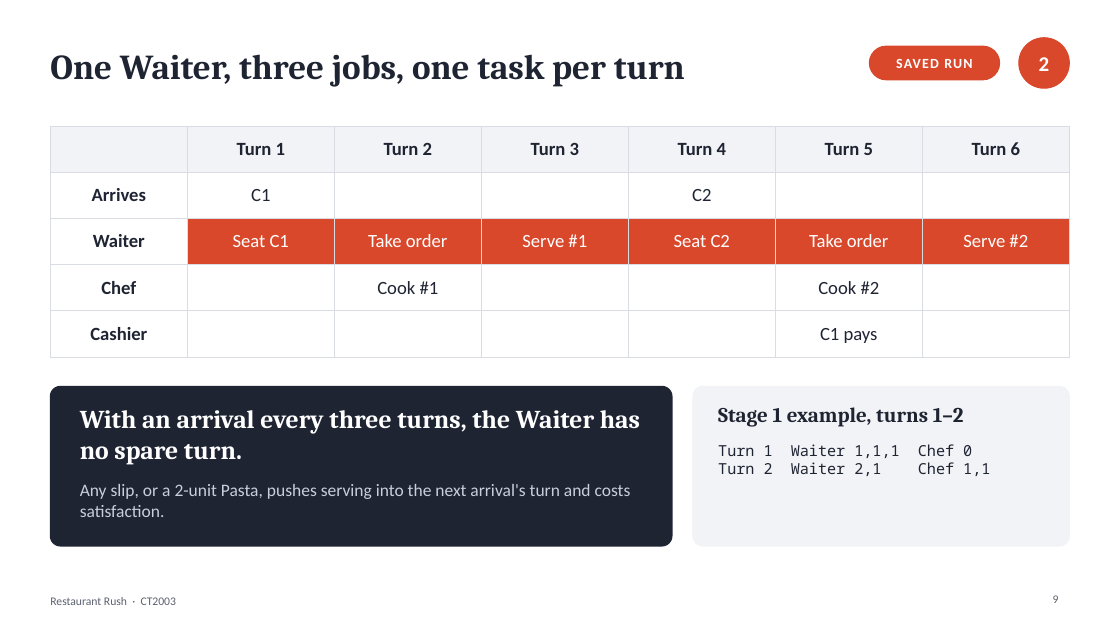
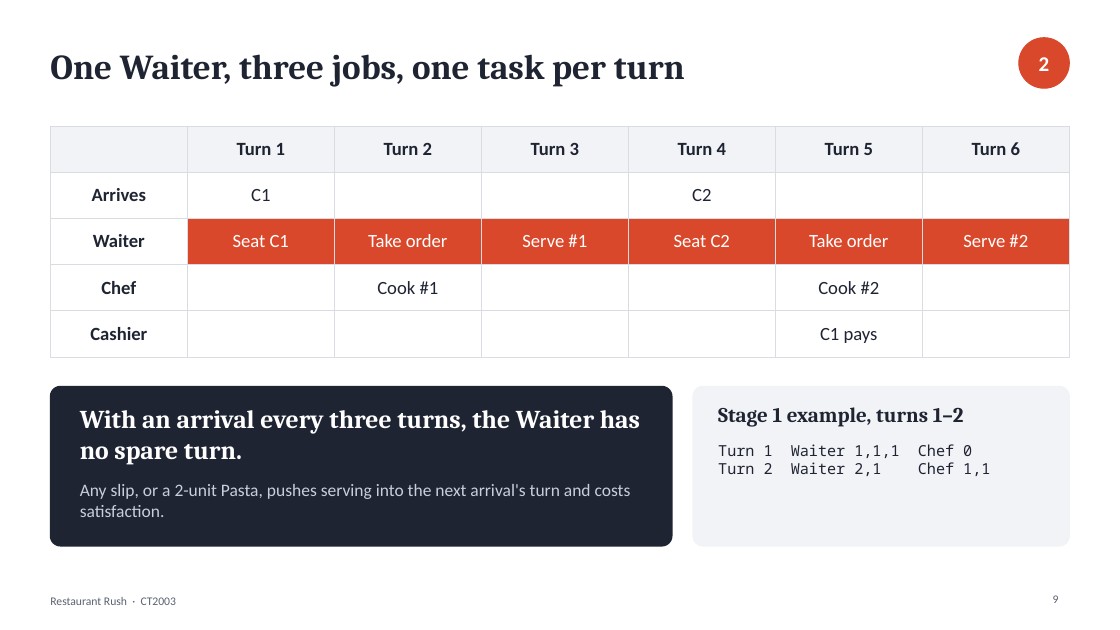
Before and after one commit to JeremyChooCK/CT2003-Restaurant-Rush, a slide deck: slide 9 of docs/presentation/RestaurantRush_Presentation.pptx. Drawn at 1120x630 pixels with LibreOffice and Linux fonts; fonts in the diff are those of the drawing. Boxes give left, top, right and bottom in pixels: in the first picture for what was removed or moved away, otherwise in the second. Text is boxed around its words. In the diff, an @@ line names an element or a change of style, - is before the commit and + after.

Commit message:
Add files via upload
update slides

```diff
--- a/docs/presentation/RestaurantRush_Presentation.pptx
+++ b/docs/presentation/RestaurantRush_Presentation.pptx
@@ rounded rectangle removed at (x1=870, y1=46, x2=1000, y2=80) @@
@@ text removed at (x1=896, y1=59, x2=972, y2=68) @@
-SAVED RUN
```
Also in this commit, not shown: 3 other slides changed, 1 slide added, 1 slide removed.
